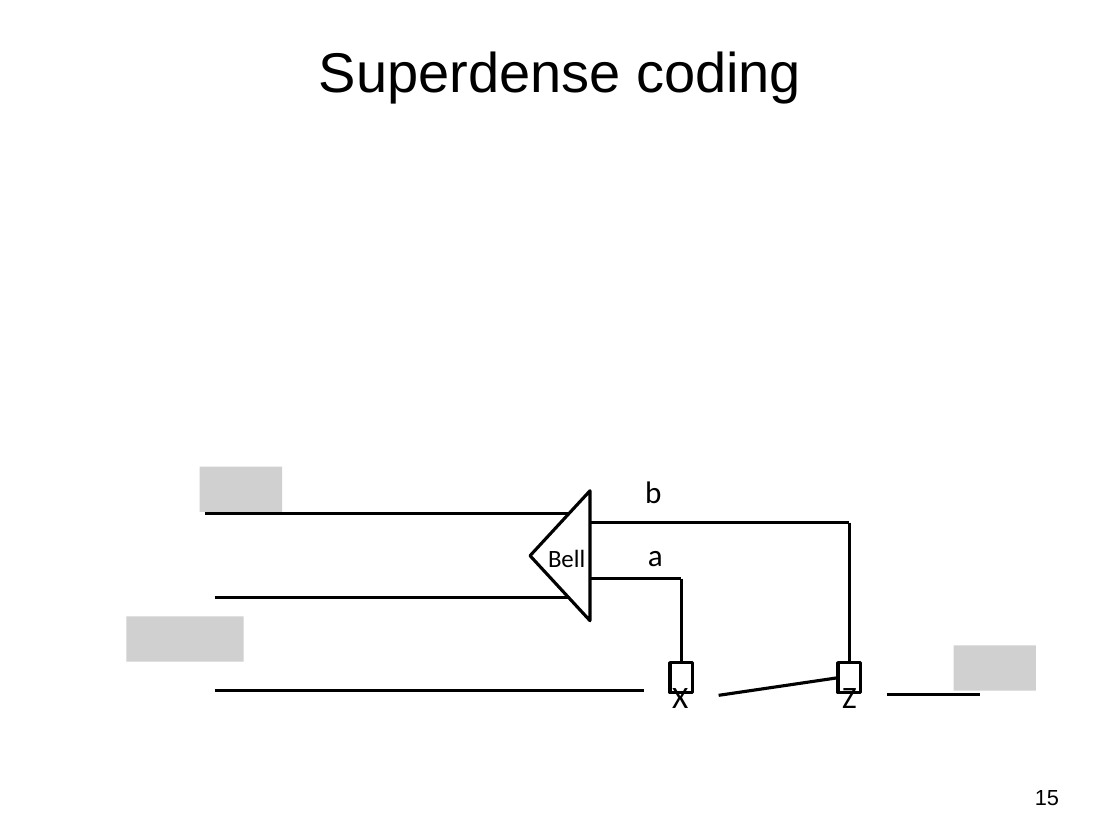
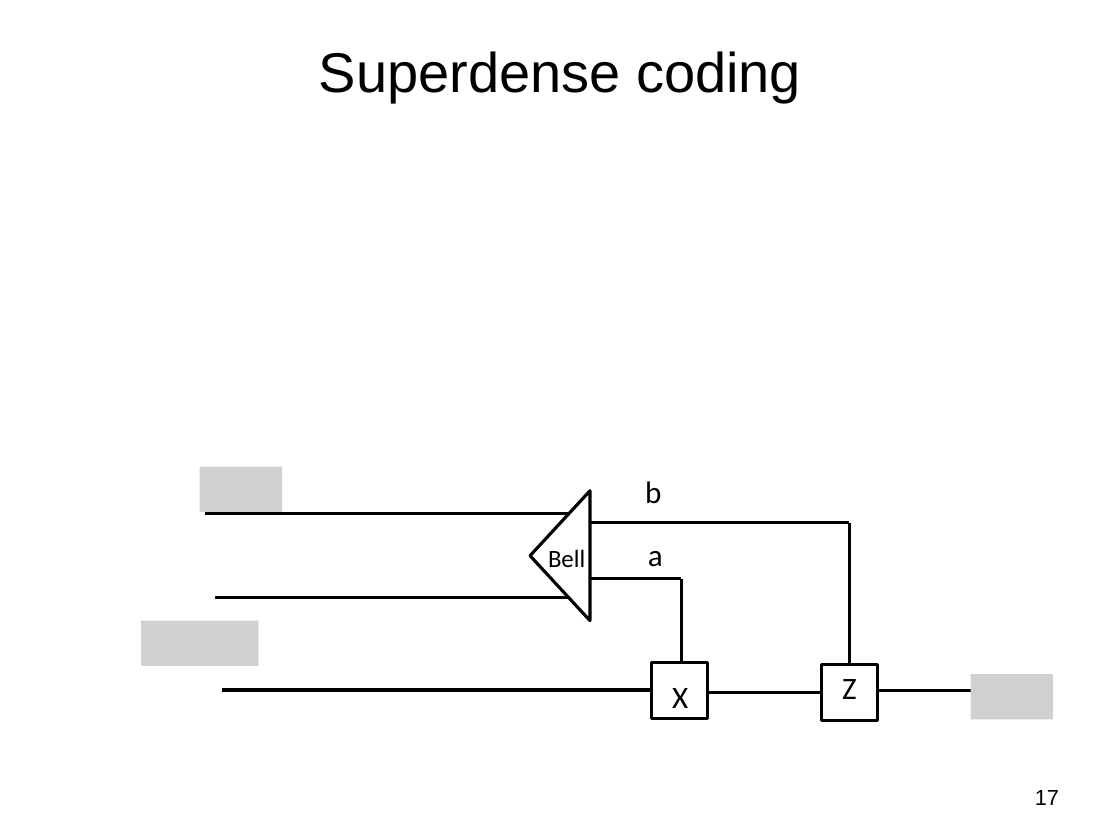
Before and after one commit to jlmucb/class_notes, a slide deck: slide 17 of BerkeleyClass/CS290Spring2013/Lectures/QC.pptx (slide 15 before the commit). Drawn at 1120x840 pixels with LibreOffice and Linux fonts; fonts in the diff are those of the drawing; grey boxes stand for pictures. Boxes give left, top, right and bottom in pixels: in the first picture for what was removed or moved away, otherwise in the second. Text is boxed around its words. In the diff, an @@ line names an element or a change of style, - is before the commit and + after.

```diff
--- a/BerkeleyClass/CS290Spring2013/Lectures/QC.pptx
+++ b/BerkeleyClass/CS290Spring2013/Lectures/QC.pptx
@@ picture: place and size @@
-picture at [127,616,244,661]
+picture at [141,620,259,665]
@@ picture removed at [953,645,1036,690] @@
@@ rectangle: place and size @@
-rectangle at [670,663,692,693]
+rectangle at [652,663,708,719]
@@ text "Z": place and size @@
-text "Z" at [842,688,857,708]
+text "Z" at [842,679,857,699]
@@ rectangle: place and size @@
-rectangle at [838,663,860,693]
+rectangle at [821,665,877,721]
@@ picture added at [971,674,1054,719] @@
@@ line moved from (215, 691) - (644, 691) to (222, 690) - (652, 690) @@
@@ line moved from (719, 696) - (838, 678) to (708, 693) - (821, 693) @@
@@ line moved from (887, 694) - (980, 694) to (877, 691) - (971, 691) @@
@@ page number at [1035,790,1059,805]: text changed @@
-15
+17
```
Also in this commit, not shown: 5 other slides changed, 7 slides added, 4 slides removed.
